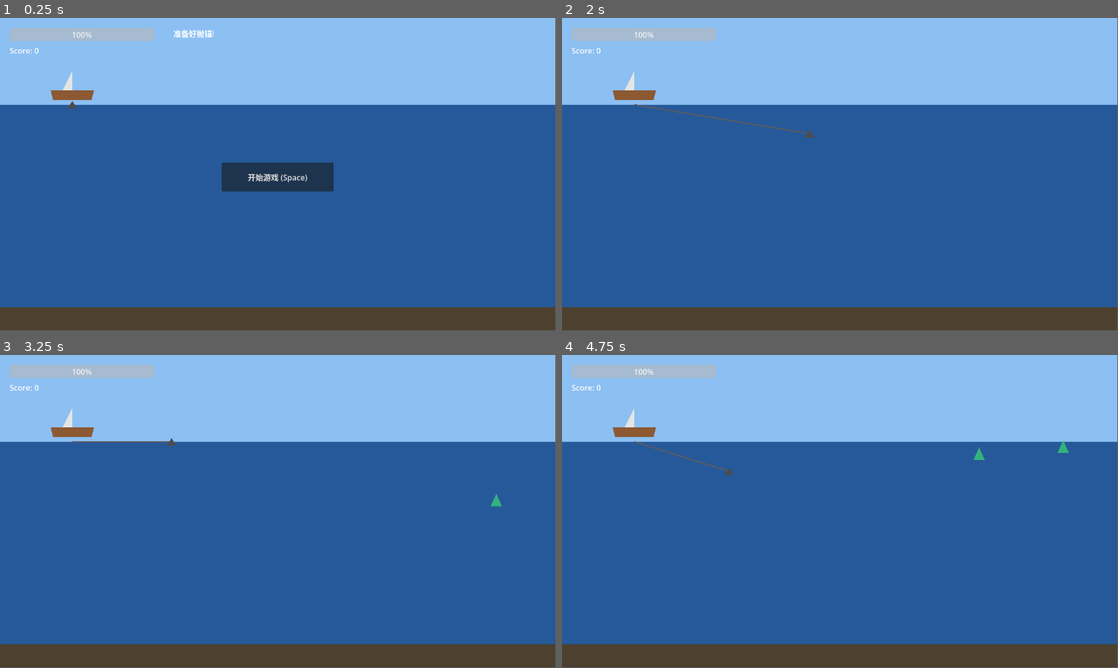
Above: before the commit, frames 1-4 (two rows, left to right).
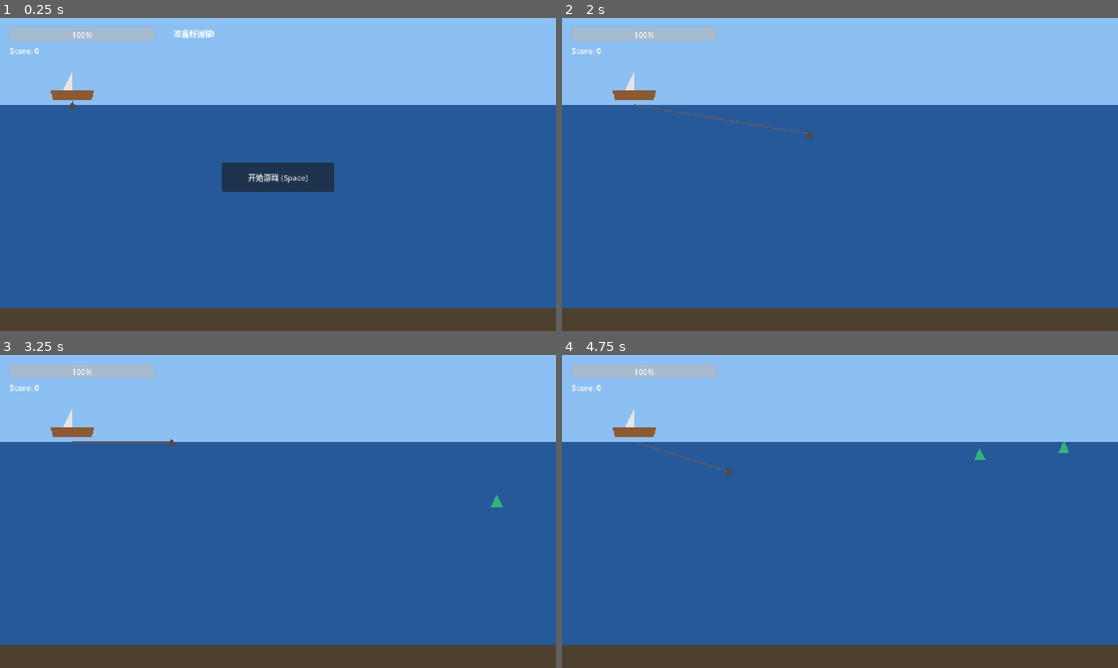
Above: after the commit, the same moments.

Repository: hysonger/anchor-loot
Game: Godot game, scene res://scenes/main.tscn
The game is run twice, just before and just after one commit, with the same random seed, the same clock (stepped at 60 frames per second) and the same inputs.
Inputs (mouse positions are in pixels of both pictures, inside the frame that each line leads up to):
- Up to frame 1 (0.25 s): no input
- Up to frame 2 (2 s): click "开始游戏 (Space)" at 0.5 s; tap Enter at 1.25 s; move the mouse to (962, 158) at 1.27 s; click (962, 158) at 1.42 s; tap Space at 1.52 s
- Up to frame 3 (3.25 s): tap Space at 2, 2.27 s; move the mouse to (166, 527) at 2.02 s; click (166, 527) at 2.17 s; move the mouse to (333, 442) at 2.77 s; click (333, 442) at 2.92 s
- Up to frame 4 (4.75 s): move the mouse to (812, 574) at 3.52 s; click (812, 574) at 3.67 s; tap Space at 3.77, 4.52 s; move the mouse to (1006, 558) at 4.27 s; click (1006, 558) at 4.42 s
In our replay, the window is 799x449 before the commit and 800x450 after it. These sizes can differ from the game's own. Grey fills any space a smaller window leaves; there, only what the larger window draws over its background counts as a difference.

The runs differ from the first frame. In frame 1, 0.7% of the frame differs, in the area x 0-100%, y 0-93%; in frame 2, 0.5%; in frame 3, 0.5%; in frame 4, 0.5%.

Commit message:
chore(display): use canvas_items stretch mode, drop explicit viewport
Switch window/stretch/mode to "canvas_items" (Godot 4's recommended
mode for resolution-independent canvas scaling) and remove the
explicit viewport_width/viewport_height. Game runs correctly per
manual verification.

Co-Authored-By: Claude Opus 4.8 (1M context) <noreply@anthropic.com>

Diff:
--- a/project.godot
+++ b/project.godot
@@ -20,9 +20,7 @@
 
 [display]
 
-window/size/viewport_width=1152
-window/size/viewport_height=648
-window/stretch/mode="disabled"
+window/stretch/mode="canvas_items"
 
 [rendering]
 
